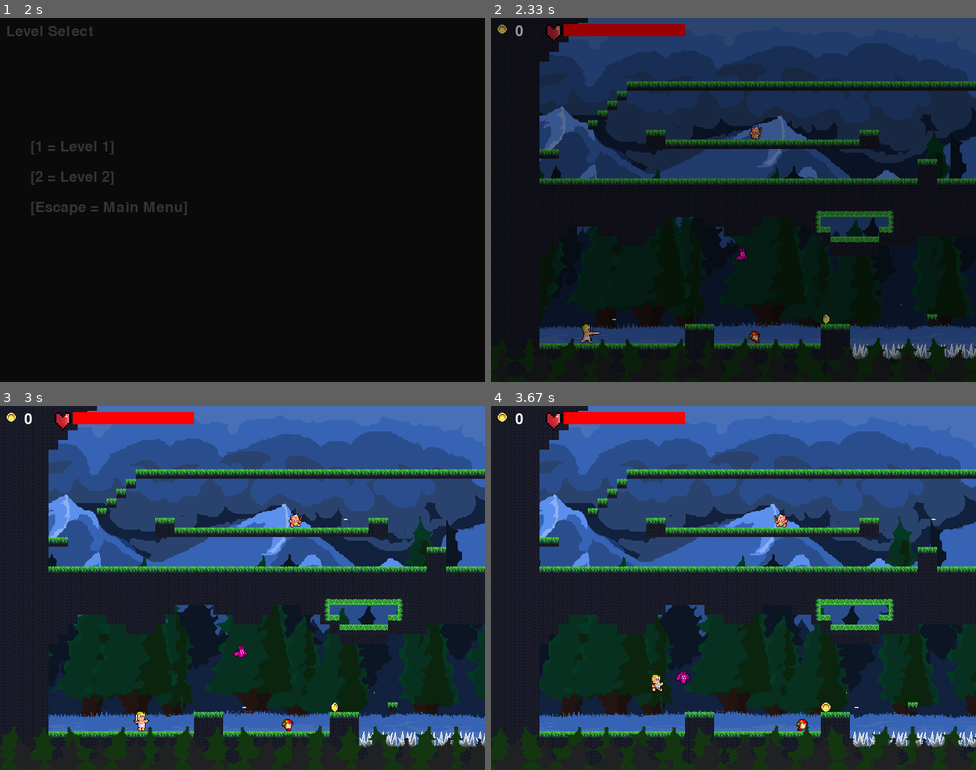
Above: before the commit, frames 1-4 (two rows, left to right).
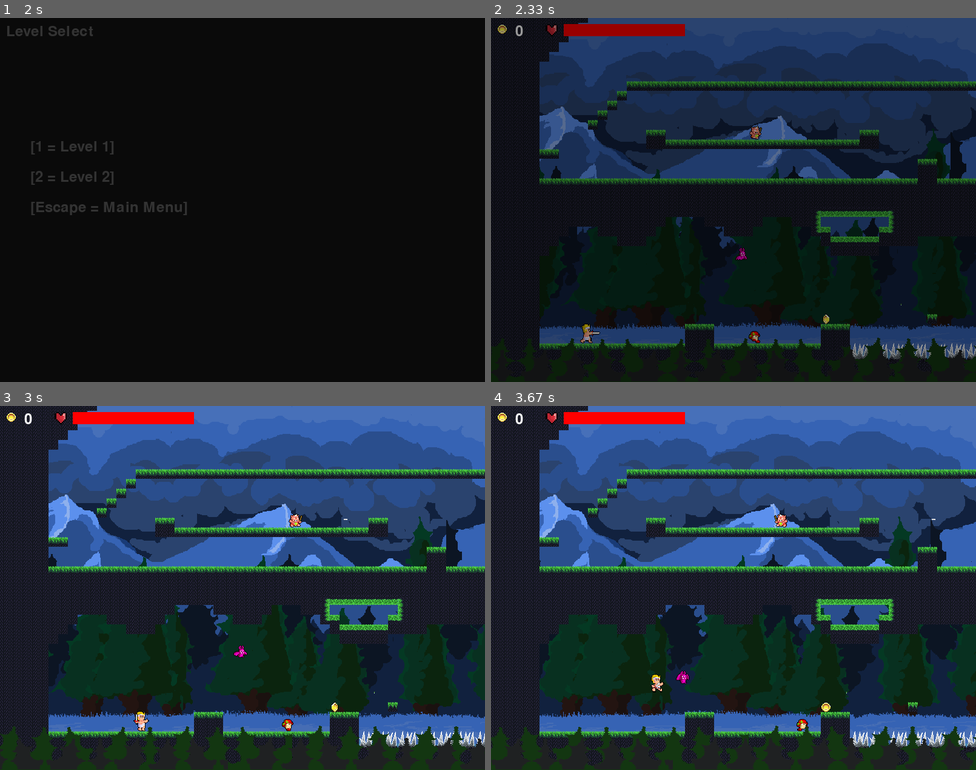
Above: after the commit, the same moments.

Repository: seba2486/pygamerpg
Game: pygame game, started from platformer.py
The game is run twice, just before and just after one commit, with the same random seed, the same clock (stepped at 60 frames per second) and the same inputs.
Inputs:
- Up to frame 1 (2 s): tap Enter at 0.33 s; tap 1 at 1.67 s
- Up to frame 2 (2.33 s): hold Space from 2 s (still down); hold D from 2 s (still down)
- Up to frame 3 (3 s): release Space at 2.47 s; release D at 2.47 s; hold D 2.5-2.97 s
- Up to frame 4 (3.67 s): hold W 3-3.3 s; hold D from 3.33 s (still down)

Frame 1 is identical in both runs. In frame 2, less than 0.1% of the frame differs, in the area x 11-26%, y 1-83%; in frame 3, less than 0.1%; in frame 4, less than 0.1%.

Commit message:
Sistema de armas Sword and Projectile

Diff:
--- a/engine.py
+++ b/engine.py
@@ -20,6 +20,28 @@
 
     def updateEntity(self, screen, inputStream, entity):
         pass
+
+class PlayerAttackSystem(System):
+    def check(self, entity):
+        # Filtrar solo a los enemigos que pueden atacar
+        return entity is not None and entity.intention is not None and entity.intention.attack
+
+    def update(self, screen=None, inputStream=None):
+        if self.check(globals.player1):
+            self.updateEntity(screen, inputStream, globals.player1)
+
+    def updateEntity(self, screen, inputStream, player):
+        self.attack(player, inputStream)
+
+    def attack(self, player, inputStream):
+        current_time = pygame.time.get_ticks()
+        if current_time - player.last_attack_time >= player.attack_weapon.cooldown:
+            player.attack_weapon.attack(player)
+            # Actualizar el tiempo del último disparo
+            player.last_attack_time = current_time
+
+        if player.last_attack_time > 0:
+            player.last_attack_time -= 1
 
 class EnemyAttackSystem(System):
     def check(self, entity):
@@ -263,7 +285,7 @@
                 globals.soundManager.playSound('jump')
                 entity.state = 'jump'
                 entity.speed = -5
-            if entity.intention.attack:
+            if entity.intention.attack and entity.attack_weapon.cooldown == 300:
                 globals.soundManager.playSound('sword_swoosh')
                 entity.state = 'attack'
 
@@ -488,35 +510,8 @@
 
         if inputStream.keyboard.isKeyDown(entity.input.attack):
             entity.intention.attack = True
-            if entity.direction == 'left':
-                entity.hitbox = pygame.Rect(entity.position.rect.x - 10, entity.position.rect.y + 10, 10, 20)
-            else:
-                entity.hitbox = pygame.Rect(entity.position.rect.x + 40, entity.position.rect.y + 10, 10, 20)
-
-            # Disparo al presionar la tecla espacio
-            if inputStream.keyboard.isKeyPressed(pygame.K_SPACE):
-                current_time = pygame.time.get_ticks()
-                if current_time - entity.last_shot_time >= entity.shoot_cooldown:
-                    # Crear y agregar el proyectil
-                    projectile = utils.makeProjectile(
-                        entity.position.rect.x,
-                        entity.position.rect.y,
-                        entity.direction,   # o según la dirección del jugador
-                        speed=5,
-                        damage=10,
-                        lifetime=120
-                    )
-                    projectile.owner = entity
-                    globals.world.projectiles.append(projectile)
-
-                    # Actualizar el tiempo del último disparo
-                    entity.last_shot_time = current_time
-
         else:
             entity.intention.attack = False
-            entity.hitbox = pygame.Rect(0, 0, 0, 0)
-            if entity.last_shot_time > 0:
-                entity.last_shot_time -= 1
 
 class CollectionSystem (System):
     def check(self, entity):
@@ -1037,6 +1032,40 @@
                                 (projectile.position.rect.x + offsetX,
                                  projectile.position.rect.y + 22 + offsetY))
 
+            # #TEST DIBUJO ARMA**********************************************************
+            # if globals.player1.intention.attack and globals.player1.last_attack_time > 0:
+            #     # Actualizar posición del arma según la dirección del jugador
+            #     # Definición del arma (rectángulo rojo)
+            #     weapon_rect = pygame.Rect(0, 0, 20, 3)
+            #     # Offsets para posicionar el arma en función de la dirección del jugador
+            #     weapon_offset = {
+            #         "right": (globals.player1.position.rect.w - 20, 21),  # A la derecha del jugador
+            #         "left": (2, 21)                  # A la izquierda del jugador
+            #     }
+
+            #     offset = weapon_offset[globals.player1.direction]
+            #     weapon_rect.topleft = (globals.player1.position.rect.x + offset[0] + offsetX, globals.player1.position.rect.y + offset[1] + offsetY)
+
+            #     # Dibujo
+            #     pygame.draw.rect(screen, (255, 0, 0), weapon_rect)
+            # else:
+            #     # Actualizar posición del arma según la dirección del jugador
+            #     # Definición del arma (rectángulo rojo)
+            #     weapon_rect = pygame.Rect(0, 0, 3, 20)
+            #     # Offsets para posicionar el arma en función de la dirección del jugador
+            #     weapon_offset = {
+            #         "right": (globals.player1.position.rect.w - 29, 5),  # A la derecha del jugador
+            #         "left": (26, 5)                  # A la izquierda del jugador
+            #     }
+
+            #     offset = weapon_offset[globals.player1.direction]
+            #     weapon_rect.topleft = (globals.player1.position.rect.x + offset[0] + offsetX, globals.player1.position.rect.y + offset[1] + offsetY)
+
+            #     # Dibujo
+            #     pygame.draw.rect(screen, (255, 0, 0), weapon_rect)
+
+            # #**********************************************************************************
+
             #entity HUD - Coins
             if entity.score is not None:
                 screen.blit(utils.coin0,(entity.camera.rect.x + 10 + offsetX,entity.camera.rect.y + 10 + offsetY))
@@ -1246,13 +1275,18 @@
         self.active = True
         self.cooldown = 3000
         self.phase = 1
-        self.attack_cooldown = 0
+        self.last_attack_time = 0
+        self.attack_cooldown = 300
         self.impact_power = 0
         self.defense_power = 0
         self.effect = None
         # Atributos para el disparo
         self.last_shot_time = 0           # Tiempo del último disparo (inicialmente 0)
         self.shoot_cooldown = 500         # 500 ms de cooldown entre disparos
+        # Armamento de ataque
+        self.attack_weapon = None
+        # Armamento de defensa
+        self.defense_weapon = None
 
 class MovingPlatform():
 
@@ -1393,6 +1427,46 @@
         self.cooldown = 0
         self.hitbox = pygame.Rect(0, 0, 0, 0)
 
+    def attack(self, entity):
+        pass
+
+class AttackWeaponSword():
+    def __init__(self):
+        self.position = None
+        self.power = 0
+        self.price = 0
+        self.cooldown = 300
+        self.hitbox = pygame.Rect(0, 0, 0, 0)
+
+    def attack(self, entity):
+        if entity.intention.attack:
+            if entity.direction == 'left':
+                entity.hitbox = pygame.Rect(entity.position.rect.x - 10, entity.position.rect.y + 10, 10, 20)
+            else:
+                entity.hitbox = pygame.Rect(entity.position.rect.x + 40, entity.position.rect.y + 10, 10, 20)
+        else:
+            entity.hitbox = pygame.Rect(0, 0, 0, 0)
+
+class AttackWeaponProjectile():
+    def __init__(self):
+        self.position = None
+        self.power = 0
+        self.price = 0
+        self.cooldown = 500
+        self.hitbox = pygame.Rect(0, 0, 0, 0)
+
+    def attack(self, entity):
+        projectile = utils.makeProjectile(
+            entity.position.rect.x,
+            entity.position.rect.y,
+            entity.direction,   # o según la dirección del jugador
+            speed=5,
+            damage=10,
+            lifetime=120
+        )
+        projectile.owner = entity
+        globals.world.projectiles.append(projectile)
+
 class DefenseWeapon():
     def __init__(self):
         self.position = None
--- a/scene.py
+++ b/scene.py
@@ -98,6 +98,7 @@
         self.shopSystem = engine.ShopSystem()
         self.projectileSystem = engine.ProjectileSystem()
         self.enemyAttackSystem = engine.EnemyAttackSystem()
+        self.playerAttackSystem = engine.PlayerAttackSystem()
         # Configura las capas con sus respectivas imágenes y factores de parallax
         self.background = engine.ParallaxBackground(globals.world.background, utils.SCREEN_SIZE)
         self.foreground = engine.ParallaxForeground(globals.world.foreground, utils.SCREEN_SIZE)
@@ -145,6 +146,7 @@
         self.shopSystem.update(self.npc, self.player)
         self.projectileSystem.update()
         self.enemyAttackSystem.update()
+        self.playerAttackSystem.update()
 
 
     def draw(self, sm, screen):
--- a/utils.py
+++ b/utils.py
@@ -86,7 +86,7 @@
 
 
 live_image = pygame.image.load('sprites/lives/heart.png')
-
+live_image = pygame.transform.scale(live_image, (20,20))
 
 def setHealth(entity):
     if entity.battle:
@@ -453,9 +453,14 @@
     entity.impact_power = 10
     entity.shield = False
     entity.armor = False
+    # Atack cooldown
+    entity.last_attack_time = 0
+    entity.attack_cooldown = 300
     # Atributos para el disparo
     entity.last_shot_time = 0           # Tiempo del último disparo (inicialmente 0)
     entity.shoot_cooldown = 500         # 500 ms de cooldown entre disparos
+    # Seteo de arma
+    entity.attack_weapon = engine.AttackWeaponSword()
     return entity
 
 pygame.font.init()
@@ -495,7 +500,6 @@
 def enable_movement(entity, new_pos_x, new_pos_y):
     new_x = new_pos_x
     new_y = new_pos_y
-    print(new_x)
     # Horizontal movement
     new_x_rect = pygame.Rect(int(new_x), int(entity.position.rect.y), entity.position.rect.width, entity.position.rect.height)
     x_collision = False
